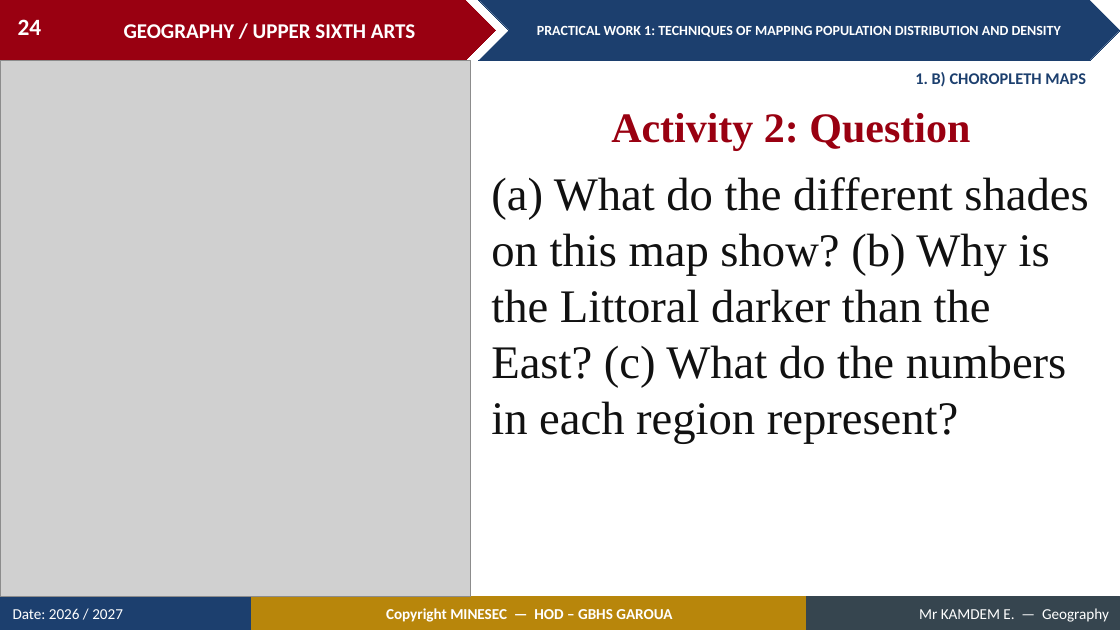
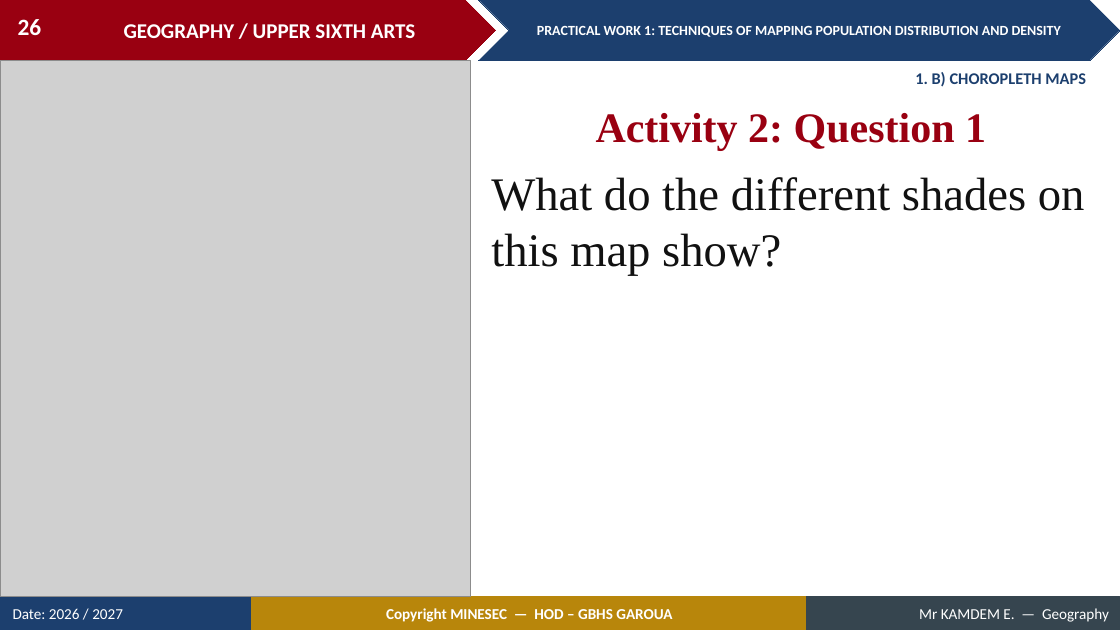
Before and after one commit to Berthautk/linea-github, a slide deck: slide 26 of lecons/USA/Population Geography/03_USA_POP_PW01_Techniques_of_Mapping_Population_Distribution_and_Density.pptx (slide 24 before the commit). Drawn at 1120x630 pixels with LibreOffice and Linux fonts; fonts in the diff are those of the drawing; grey boxes stand for pictures. Boxes give left, top, right and bottom in pixels: in the first picture for what was removed or moved away, otherwise in the second. Text is boxed around its words. In the diff, an @@ line names an element or a change of style, - is before the commit and + after.

```diff
--- a/lecons/USA/Population Geography/03_USA_POP_PW01_Techniques_of_Mapping_Population_Distribution_and_Density.pptx
+++ b/lecons/USA/Population Geography/03_USA_POP_PW01_Techniques_of_Mapping_Population_Distribution_and_Density.pptx
@@ page number at (18,19,42,35): text changed @@
-24
+26
@@ text at (596,113,986,150): text changed @@
-Activity 2: Question
+Activity 2: Question 1
@@ text at (491,177,1085,276): text changed @@
-(a) What do the different shades on this map show? (b) Why is the Littoral darker than the East? (c) What do the numbers in each region represent?
+What do the different shades on this map show?
```
Also in this commit, not shown: 9 other slides changed, 8 slides added, 3 other files.
